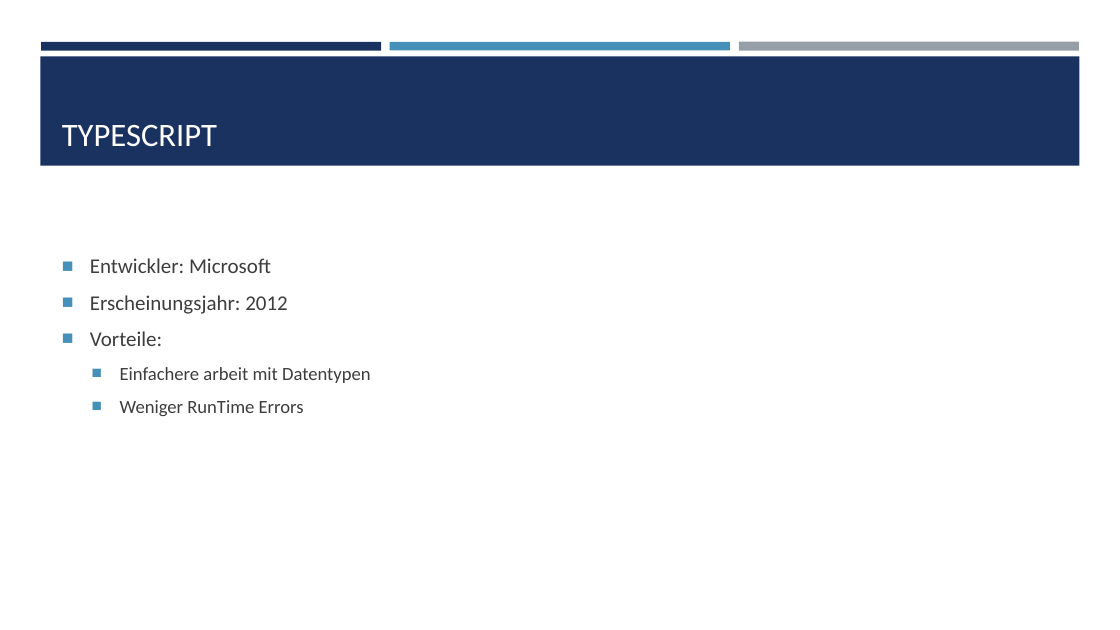
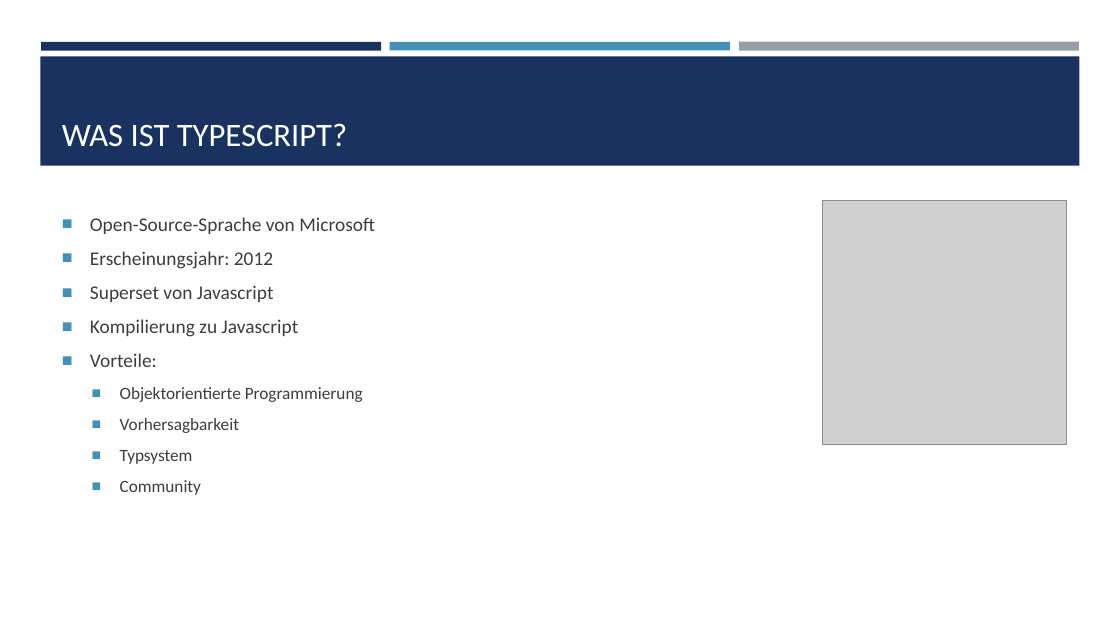
Before and after one commit to Stjeopka/NFT-Shop, a slide deck: slide 13 of NFT-Shop.pptx. Drawn at 1120x630 pixels with LibreOffice and Linux fonts; fonts in the diff are those of the drawing; grey boxes stand for pictures. Boxes give left, top, right and bottom in pixels: in the first picture for what was removed or moved away, otherwise in the second. Text is boxed around its words. In the diff, an @@ line names an element or a change of style, - is before the commit and + after.

```diff
--- a/NFT-Shop.pptx
+++ b/NFT-Shop.pptx
@@ title at [62, 123, 347, 147]: text changed @@
-TYPESCRIPT
+WAS IST TYPESCRIPT?
@@ picture added at [823, 200, 1067, 444] @@
@@ text at [90, 217, 375, 234]: text changed; size 18 to 16.6 pt @@
-■ Entwickler: Microsoft
+■ Open-Source-Sprache von Microsoft
@@ text at [90, 251, 273, 367]: size 18 to 16.6 pt in "Erscheinungsjahr: 2012", "Vorteile:" @@
@@ text at [90, 285, 299, 337]: paragraphs added @@
+■ Superset von Javascript
+■ Kompilierung zu Javascript
@@ text at [120, 387, 363, 495]: text changed; size 16 to 14.8 pt @@
-  ■ Einfachere arbeit mit Datentypen
-  ■ Weniger RunTime Errors
+  ■ Objektorientierte Programmierung
+  ■ Vorhersagbarkeit
+  ■ Typsystem
+  ■ Community
```
Also in this commit, not shown: 4 slides added.
